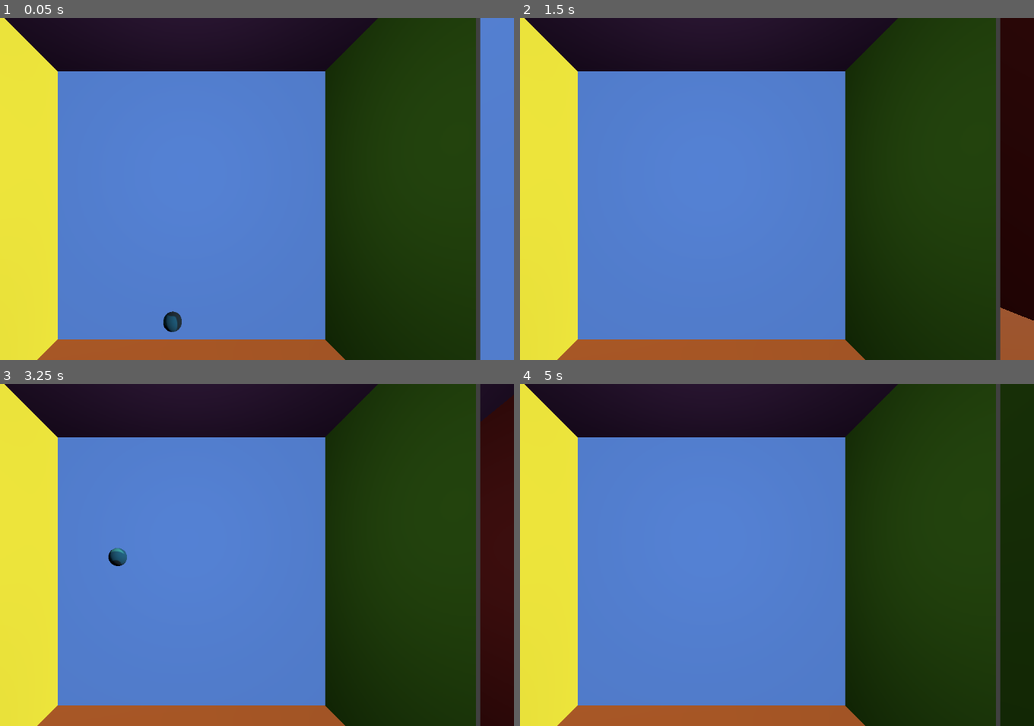
Above: before the commit, frames 1-4 (two rows, left to right).
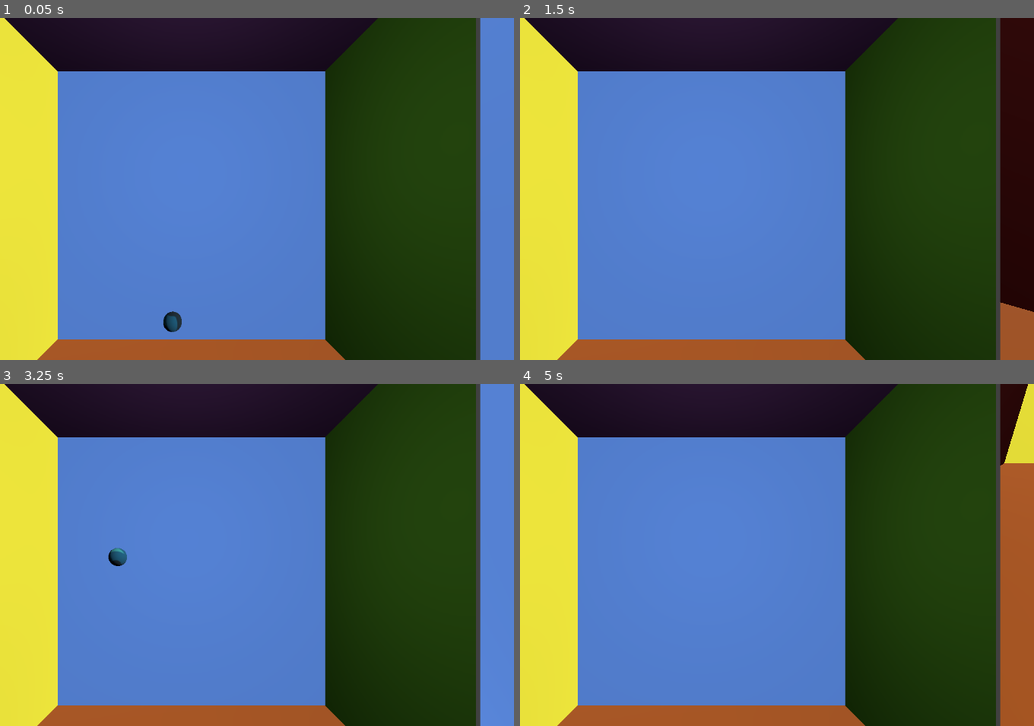
Above: after the commit, the same moments.

Repository: Mangochicken13/MangoPirateJam16
Game: Godot game, scene res://test_scene.tscn
Same seed, same stepped clock (60 frames per second), same inputs: the game is played once before the commit and once after it. The engine's default icon, where the game draws it, is replaced by a stand-in: a white triangle on a blue panel in a dark square.
Inputs (mouse positions are in pixels of both pictures, inside the frame that each line leads up to):
- Up to frame 1 (0.05 s): no input
- Up to frame 2 (1.5 s): tap Enter (ui_accept) at 0.5, 0.77 s; move the mouse to (864, 171) at 0.52 s; hold D (turn_right) 0.53-1.28 s; hold F 0.53-1.28 s; click (864, 171) at 0.67 s; move the mouse to (607, 206) at 1.27 s; hold W (turn_down) from 1.28 s (still down); tap Q at 1.35 s
- Up to frame 3 (3.25 s): tap Enter (ui_accept) at 1.52, 3.02 s; move the mouse to (272, 479) at 2.02 s; release W (turn_down) at 2.03 s; hold D (turn_right) 2.03-2.78 s; tap Space at 2.1 s; move the mouse to (179, 623) at 2.77 s; hold S (turn_up) from 2.78 s (still down); tap F at 2.85 s; click (179, 623) at 2.92 s
- Up to frame 4 (5 s): move the mouse to (910, 606) at 3.52 s; release S (turn_up) at 3.53 s; hold Q 3.53-4.28 s; hold A (turn_left) from 3.53 s (still down); tap Enter (ui_accept) at 3.77, 4.52 s; move the mouse to (545, 503) at 4.27 s; tap Space at 4.35 s

The runs differ from the first frame. In frame 2, 0.1% of the frame differs, in the area x 93-100%, y 83-89%; in frame 3, 6.7%, in the area x 93-100%, y 0-100%; in frame 4, 6.6%.

Commit message:
Change camera lerp to use lerp_angle()

Diff:
--- a/you-are-the-weapon/Components/ball.gd
+++ b/you-are-the-weapon/Components/ball.gd
@@ -35,6 +35,13 @@
 
 		basis = basis.looking_at(velocity)
 
+
+
+func _process(delta: float) -> void:
 	# Using a lerp here to change the angle of the phantom camera spring arm
 	#   avoids manually changing the angle along with player input, and handles bouncing
-	pcam.set_third_person_rotation(lerp(pcam.get_third_person_rotation(), global_rotation, 0.06))
+	var pcam_angle = pcam.get_third_person_rotation()
+	for i in range(3):
+		pcam_angle[i] = lerp_angle(pcam_angle[i], global_rotation[i], 0.06)
+	pcam.set_third_person_rotation(pcam_angle)
+	#pcam.set_third_person_rotation(lerp(pcam.get_third_person_rotation(), global_rotation, 0.06))
--- a/you-are-the-weapon/Components/ball.tscn
+++ b/you-are-the-weapon/Components/ball.tscn
@@ -15,7 +15,7 @@
 [node name="Ball" type="CharacterBody3D" node_paths=PackedStringArray("mesh", "camera_target")]
 collision_mask = 6
 motion_mode = 1
-safe_margin = 0.06
+safe_margin = 0.6
 script = ExtResource("1_e50cp")
 mesh = NodePath("Pivot/MeshInstance3D")
 camera_target = NodePath("")
